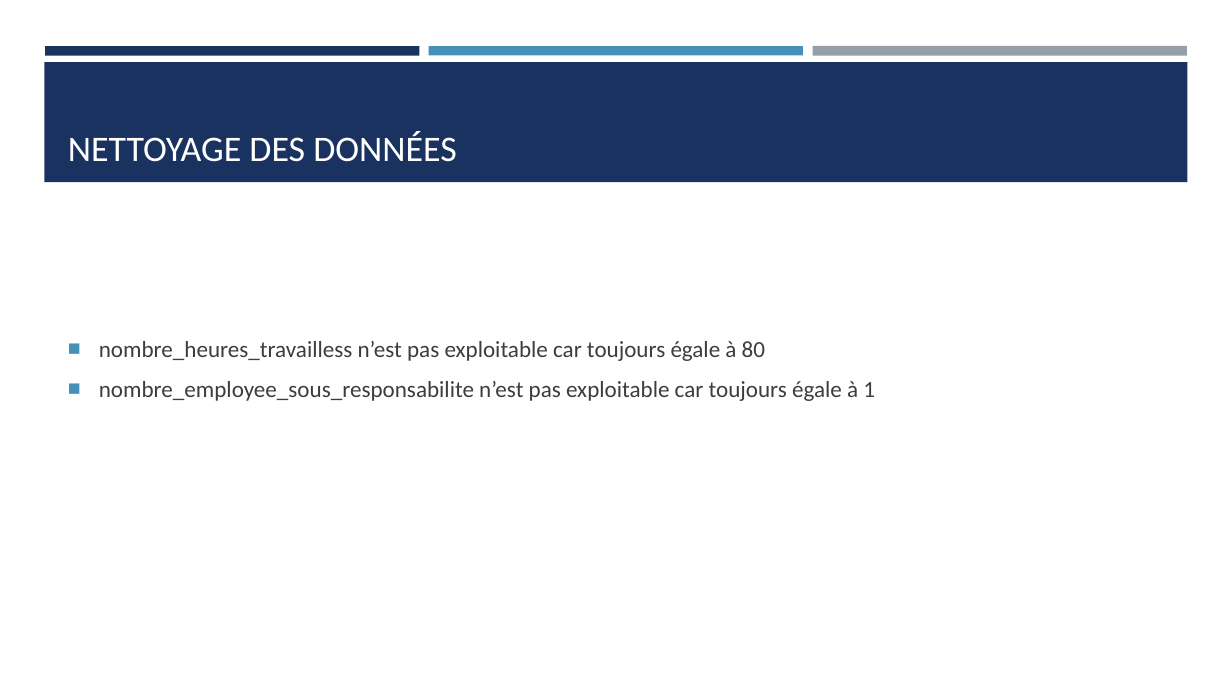
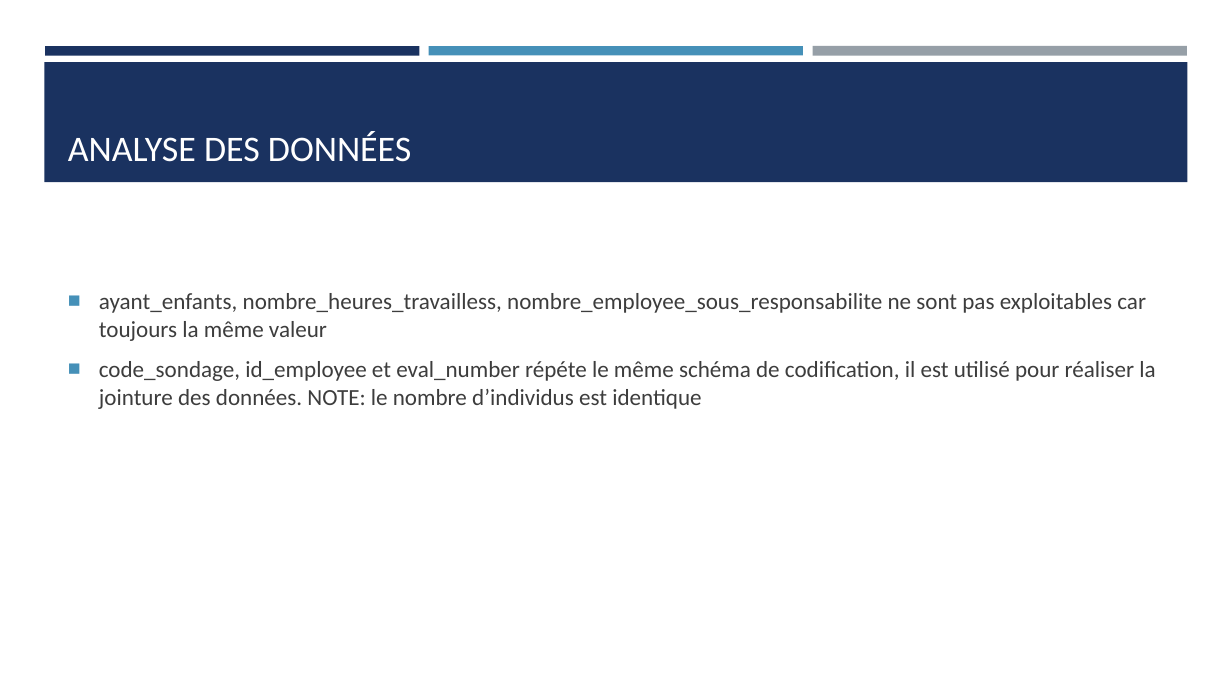
Before and after one commit to Ace4teaM/OCR-NovaTech, a slide deck: slide 3 of Presentation.pptx. Drawn at 1232x693 pixels with LibreOffice and Linux fonts; fonts in the diff are those of the drawing. Boxes give left, top, right and bottom in pixels: in the first picture for what was removed or moved away, otherwise in the second. Text is boxed around its words. In the diff, an @@ line names an element or a change of style, - is before the commit and + after.

Commit message:
Nettoyage et conversion des données dans un fichier optimisé 'parquet'

```diff
--- a/Presentation.pptx
+++ b/Presentation.pptx
@@ title at [68,131,411,162]: text changed @@
-NETTOYAGE DES DONNÉES
+ANALYSE DES DONNÉES
@@ text at [99,293,1155,409]: text changed @@
-■ nombre_heures_travailless n’est pas exploitable car toujours égale à 80
-■ nombre_employee_sous_responsabilite n’est pas exploitable car toujours égale à 1
+■ ayant_enfants, nombre_heures_travailless, nombre_employee_sous_responsabilite ne sont pas exploitables car toujours la même valeur
+■ code_sondage, id_employee et eval_number répéte le même schéma de codification, il est utilisé pour réaliser la jointure des données. NOTE: le nombre d’individus est identique
```
Also in this commit, not shown: 4 slides added, 4 other files.
